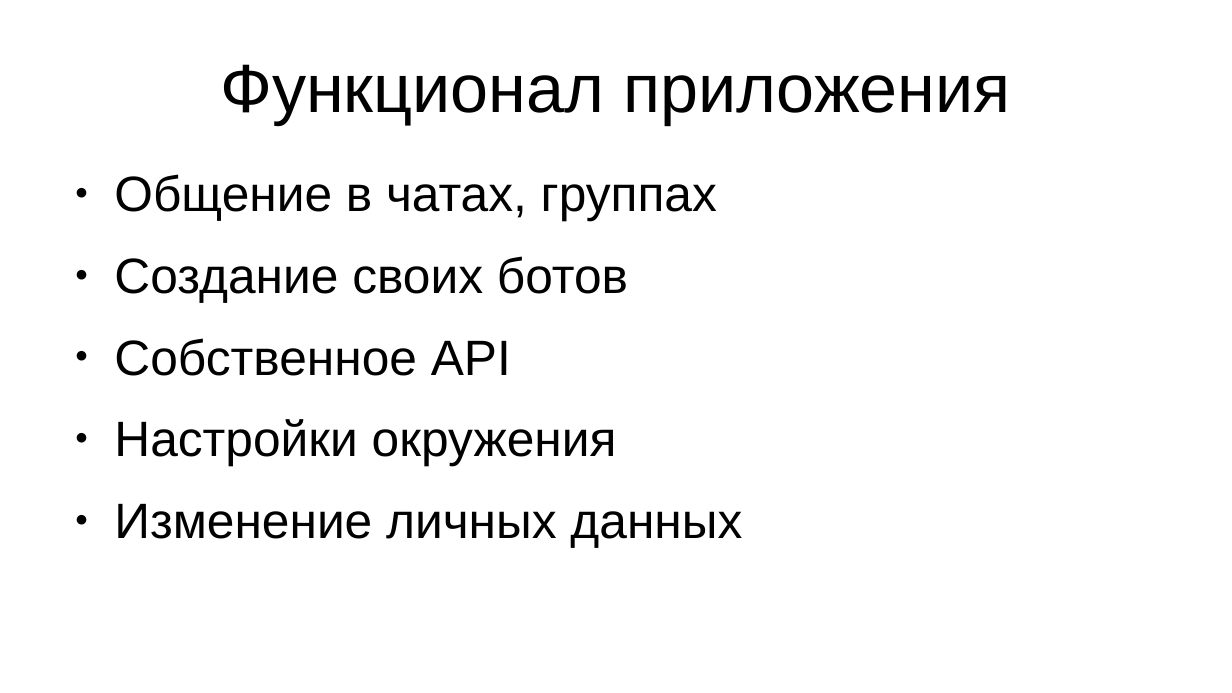
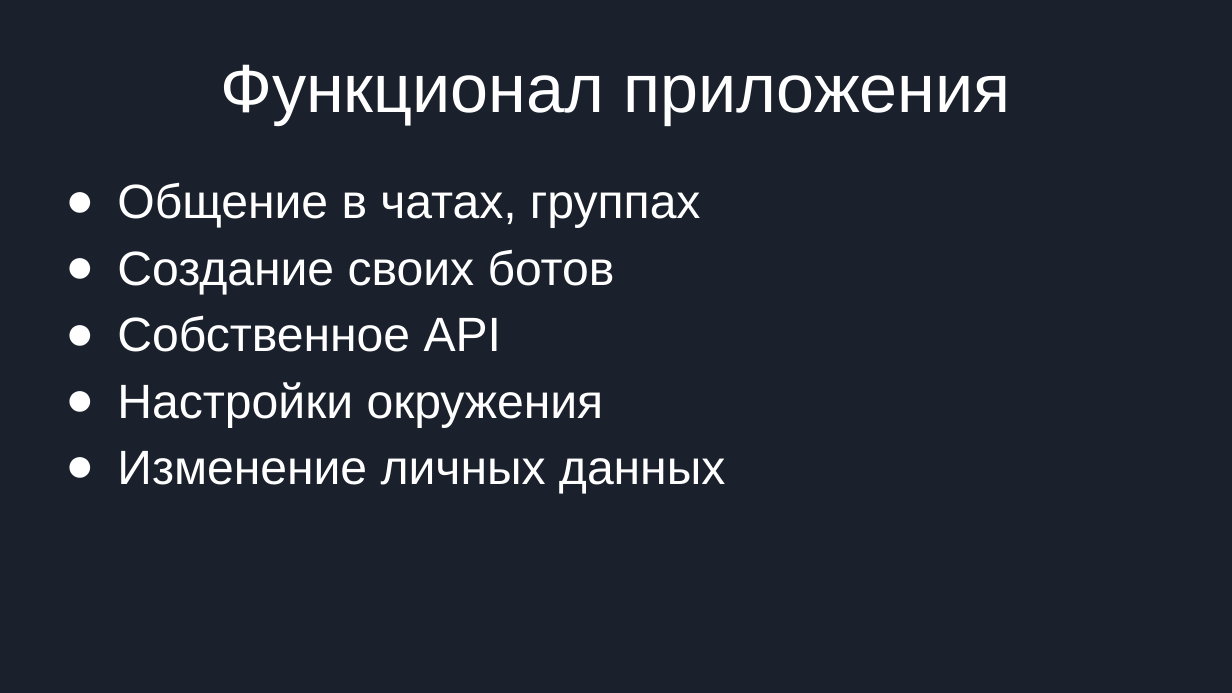
Before and after one commit to Jindderrr/LiteChat, a slide deck: slide 2 of Presetation.pptx. Drawn at 1232x693 pixels with LibreOffice and Linux fonts; fonts in the diff are those of the drawing. Boxes give left, top, right and bottom in pixels: in the first picture for what was removed or moved away, otherwise in the second. Text is boxed around its words. In the diff, an @@ line names an element or a change of style, - is before the commit and + after.

```diff
--- a/Presetation.pptx
+++ b/Presetation.pptx
@@ background #FFFFFF to #1B212C @@
@@ title "Функционал приложения" at (220,64,1010,125): text colour #000000 to #FFFFFF @@
@@ text "Общение в чатах, группах" at (117,182,725,494): size 32 to 31 pt, text colour #000000 to #FFFFFF; indent changed; line spacing 1 to 1.15; less space between paragraphs; bullet colour #000000 to #FFFFFF @@
```
Also in this commit, not shown: 4 other slides changed, 1 slide added, 1 slide removed.
